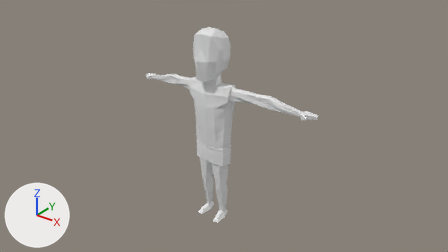
Before and after pictures for a commit that changed the Blender file Character.blend.
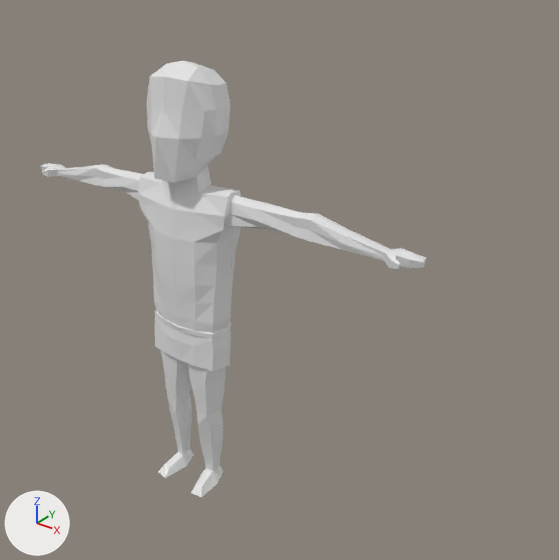
There are two pictures of each version: one from the file's camera 'Camera', one close up on the part from 28% to 84% of the width and 0% to 100% of the height. The axes (+X, +Y, +Z) are drawn at lower left. The lights are the same throughout.
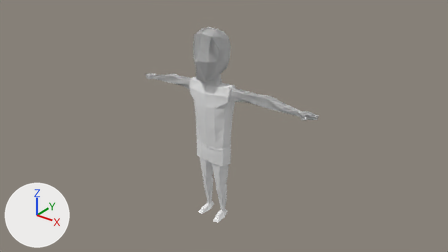
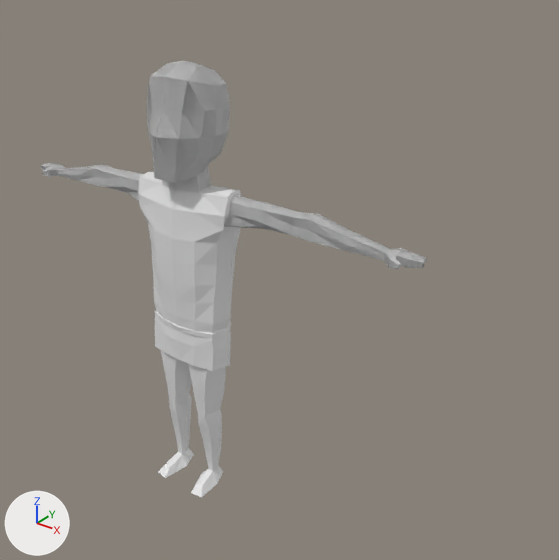
Pixel boxes [x1, y1, x2, y2] of what changed, in the close-ups (559 x 560 px):
'Cube', reshaped, modifiers changed: [41, 61, 426, 497] in both
part 1 of me_cube_001, cut back: [158, 350, 225, 497] in both

Diff of the bpy script that builds the scene:
```diff
--- a/Character.blend.py
+++ b/Character.blend.py
@@ me_cube_001 @@
 # used by ob_cube; location = (-0.34, 0.89, 11.03)
-me_cube_001.from_pydata(...)  # 409 vertices, 356 faces, 3 loose edges; spans x -7.24..7.24, y -1.44..1.15, z -6.43..8.52
+me_cube_001.from_pydata(...)  # 355 vertices, 303 faces, 9 loose edges; spans x -7.24..7.24, y -1.44..1.15, z -6.43..8.52
+# me_cube_001 part 1
+# 56 vertices are removed from x -1.25..0.56, y -1.08..0.55, z -6.43..-1.72
+# 62 faces are deleted
+# 3 vertices in x 0.09..0.63, y -0.46..0.4, z -5.99..-1.74 move by (0.04, 0.0, 0.0)
+# 24 vertices move from x 0.22..1.11, y -0.77..0.51, z -6.16..-1.72 to x 0.29..1.09, y -0.73..0.51, z -6.16..-1.72
+# 2 vertices are added at (0.64, -0.03, -6.01), (0.6, 0.14, -6.01)
+# 6 loose edges are added
+# 9 new faces join them
@@ ob_cube @@
 ob_cube.location = (-0.34, 0.89, 11.03)
+_m = ob_cube.modifiers.new('Mirror', 'MIRROR')
```
